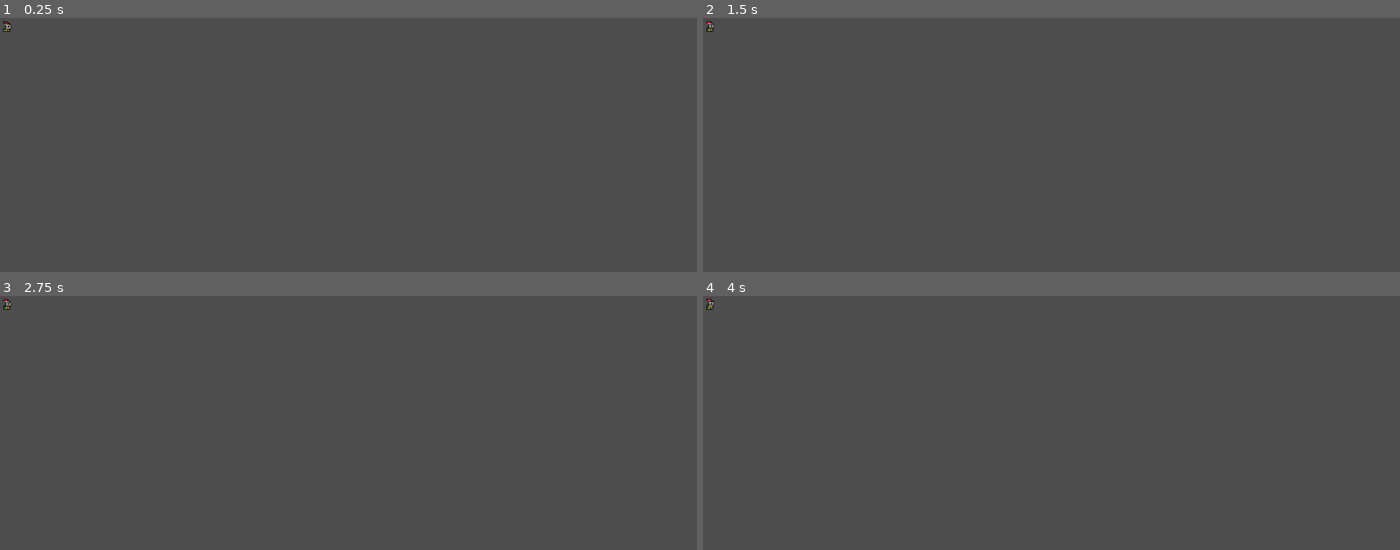
Above: before the commit, frames 1-4 (two rows, left to right).
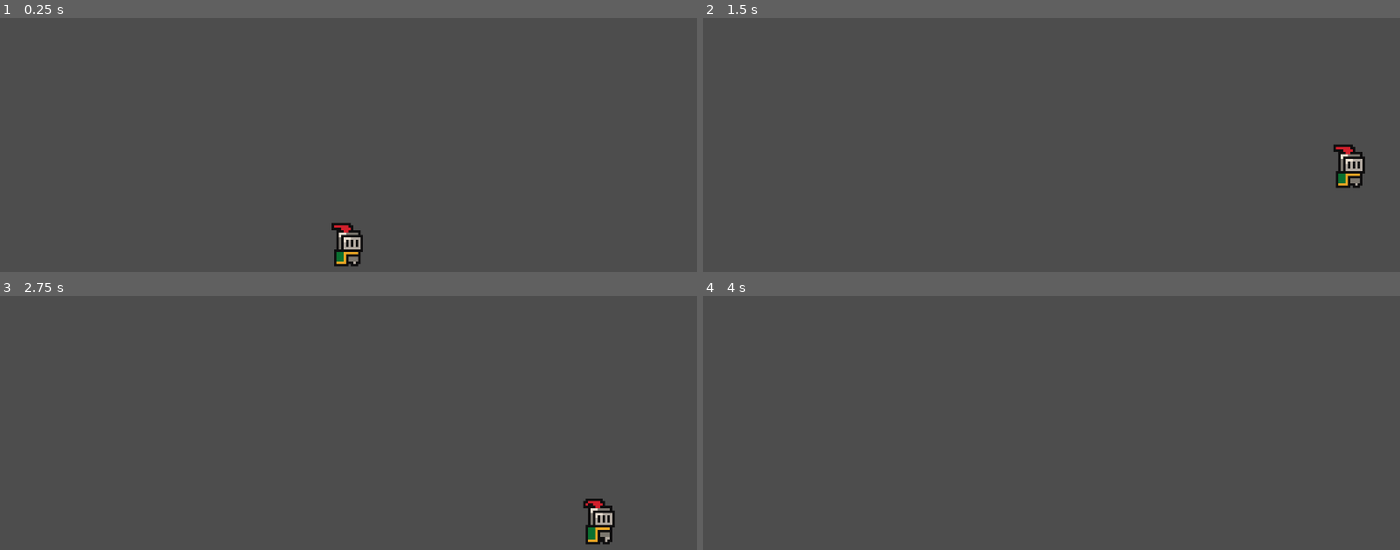
Above: after the commit, the same moments.

Repository: hieplchan/project_icarus
Game: Godot game, scene res://scenes/game.tscn
Two runs of this game, one before a commit and one after it. Both use one fixed random seed, a clock stepped at 60 frames per second and the inputs below.
Inputs:
- Up to frame 1 (0.25 s): no input
- Up to frame 2 (1.5 s): tap Enter (ui_accept) at 0.5, 0.6, 0.77, 1.07, 1.35 s; hold Right (ui_right) from 0.53 s (still down)
- Up to frame 3 (2.75 s): tap Enter (ui_accept) at 1.52, 1.82, 2, 2.1 s; release Right (ui_right) at 2.03 s; hold Left (ui_left) from 2.03 s (still down)
- Up to frame 4 (4 s): release Left (ui_left) at 2.78 s; hold Right (ui_right) from 2.78 s (still down); tap Enter (ui_accept) at 2.85, 3.02, 3.32, 3.5, 3.6, 3.77 s

The runs differ from the first frame. In frame 1, 0.6% of the frame differs, in the area x 0-53%, y 1-98%; in frame 2, 0.6%; in frame 3, 0.7%, in the area x 0-89%, y 1-98%; in frame 4, less than 0.1%.

Commit message:
add player.gd script, can move and jump

Diff:
--- a/godot_basic_1/scenes/game.tscn
+++ b/godot_basic_1/scenes/game.tscn
@@ -1,8 +1,20 @@
-[gd_scene load_steps=2 format=3 uid="uid://ymgemjk6hhu"]
+[gd_scene load_steps=3 format=3 uid="uid://ymgemjk6hhu"]
 
 [ext_resource type="PackedScene" uid="uid://tsu8qnasfyv7" path="res://scenes/player.tscn" id="1_uwrxv"]
+
+[sub_resource type="WorldBoundaryShape2D" id="WorldBoundaryShape2D_uwrxv"]
 
 [node name="Game" type="Node2D"]
 
 [node name="Player" parent="." instance=ExtResource("1_uwrxv")]
 position = Vector2(12, 23)
+
+[node name="Camera2D" type="Camera2D" parent="."]
+position = Vector2(12, 8)
+zoom = Vector2(4, 4)
+
+[node name="StaticBody2D" type="StaticBody2D" parent="."]
+position = Vector2(12, 30)
+
+[node name="CollisionShape2D" type="CollisionShape2D" parent="StaticBody2D"]
+shape = SubResource("WorldBoundaryShape2D_uwrxv")
--- a/godot_basic_1/scenes/player.tscn
+++ b/godot_basic_1/scenes/player.tscn
@@ -1,6 +1,7 @@
-[gd_scene load_steps=8 format=3 uid="uid://tsu8qnasfyv7"]
+[gd_scene load_steps=9 format=3 uid="uid://tsu8qnasfyv7"]
 
 [ext_resource type="Texture2D" uid="uid://bi0jp4ec3qm0m" path="res://assets/sprites/knight.png" id="1_3vyb7"]
+[ext_resource type="Script" uid="uid://vo0s268sorbw" path="res://scripts/player.gd" id="1_g2els"]
 
 [sub_resource type="AtlasTexture" id="AtlasTexture_g2els"]
 atlas = ExtResource("1_3vyb7")
@@ -42,13 +43,14 @@
 radius = 5.0
 
 [node name="Player" type="CharacterBody2D"]
+script = ExtResource("1_g2els")
 
 [node name="AnimatedSprite2D" type="AnimatedSprite2D" parent="."]
 position = Vector2(0, -12)
 sprite_frames = SubResource("SpriteFrames_tuyoq")
 animation = &"idle"
 autoplay = "idle"
-frame_progress = 0.34579745
+frame_progress = 0.51141596
 
 [node name="CollisionShape2D" type="CollisionShape2D" parent="."]
 position = Vector2(0, -5)
--- /dev/null
+++ b/godot_basic_1/scripts/player.gd
@@ -0,0 +1,25 @@
+extends CharacterBody2D
+
+
+const SPEED = 130.0
+const JUMP_VELOCITY = -300.0
+
+
+func _physics_process(delta: float) -> void:
+	# Add the gravity.
+	if not is_on_floor():
+		velocity += get_gravity() * delta
+
+	# Handle jump.
+	if Input.is_action_just_pressed("ui_accept") and is_on_floor():
+		velocity.y = JUMP_VELOCITY
+
+	# Get the input direction and handle the movement/deceleration.
+	# As good practice, you should replace UI actions with custom gameplay actions.
+	var direction := Input.get_axis("ui_left", "ui_right")
+	if direction:
+		velocity.x = direction * SPEED
+	else:
+		velocity.x = move_toward(velocity.x, 0, SPEED)
+
+	move_and_slide()
Not shown, added: godot_basic_1/scripts/player.gd.uid
